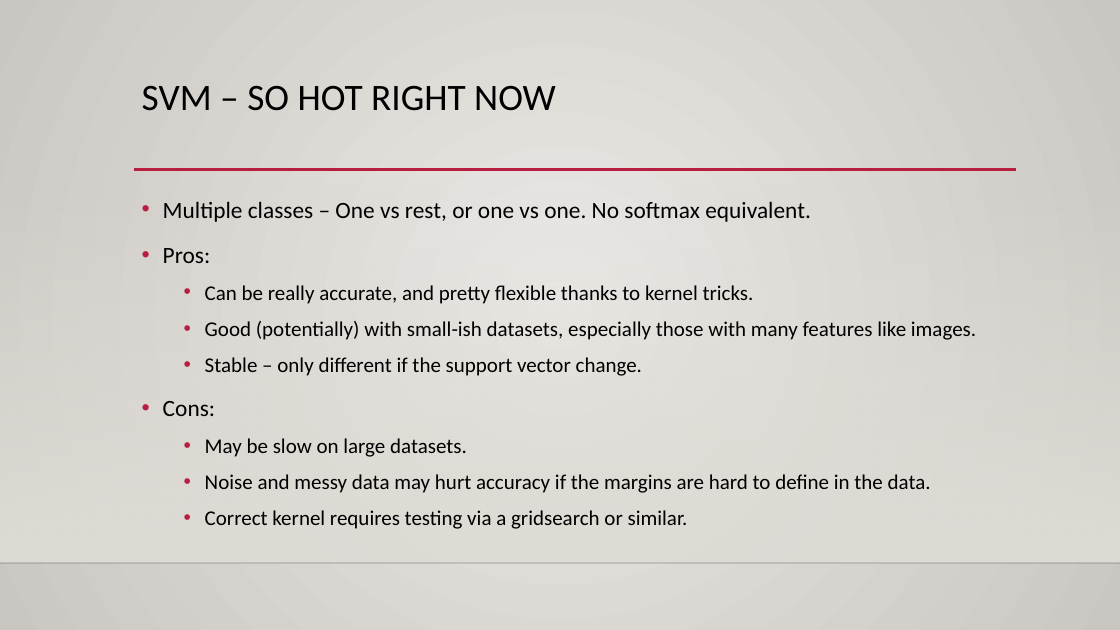
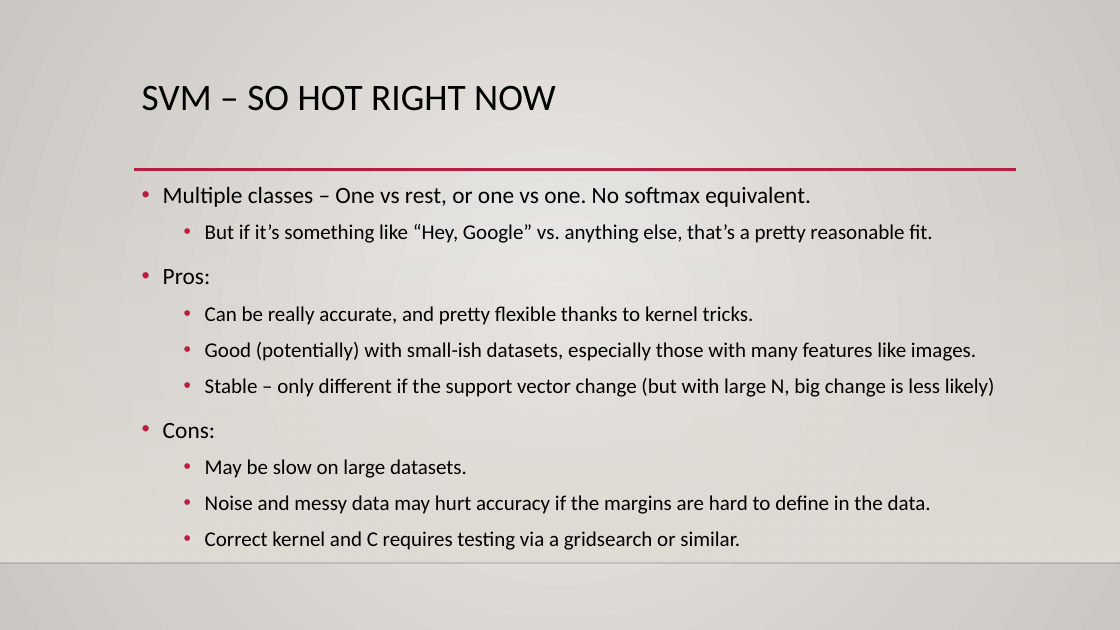
Before and after one commit to glennybarnes/Intro_to_Machine_Learning_Students, a slide deck: slide 29 of reference_content/Slides/010_SVM_class.pptx (slide 18 before the commit). Drawn at 1120x630 pixels with LibreOffice and Linux fonts; fonts in the diff are those of the drawing; background and template pictures are left out. Boxes give left, top, right and bottom in pixels: in the first picture for what was removed or moved away, otherwise in the second. Text is boxed around its words. In the diff, an @@ line names an element or a change of style, - is before the commit and + after.

```diff
--- a/reference_content/Slides/010_SVM_class.pptx
+++ b/reference_content/Slides/010_SVM_class.pptx
@@ text "Multiple classes – One vs ...": place and size @@
-text "Multiple classes – One vs ..." at (163, 201, 976, 529)
+text "Multiple classes – One vs ..." at (163, 186, 995, 550)
@@ text at (205, 224, 932, 243): paragraph added @@
+  • But if it’s something like “Hey, Google” vs. anything else, that’s a pretty reasonable fit.
@@ text at (205, 378, 995, 397): text changed @@
-  • Stable – only different if the support vector change.
+  • Stable – only different if the support vector change (but with large N, big change is less likely)
@@ text at (205, 531, 740, 550): text changed @@
-  • Correct kernel requires testing via a gridsearch or similar.
+  • Correct kernel and C requires testing via a gridsearch or similar.
```
Also in this commit, not shown: 6 other slides changed, 11 slides added, 5 other files.
